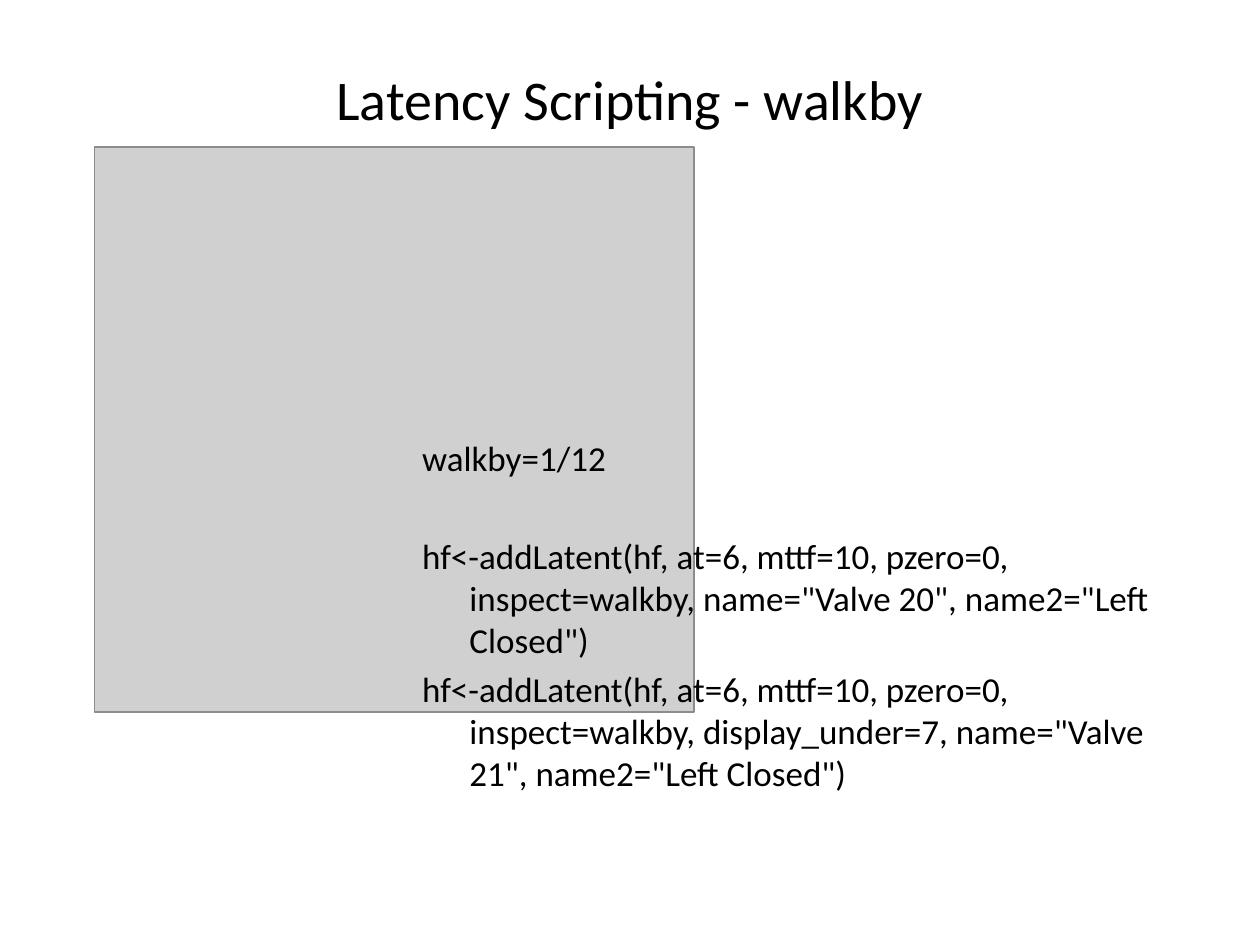
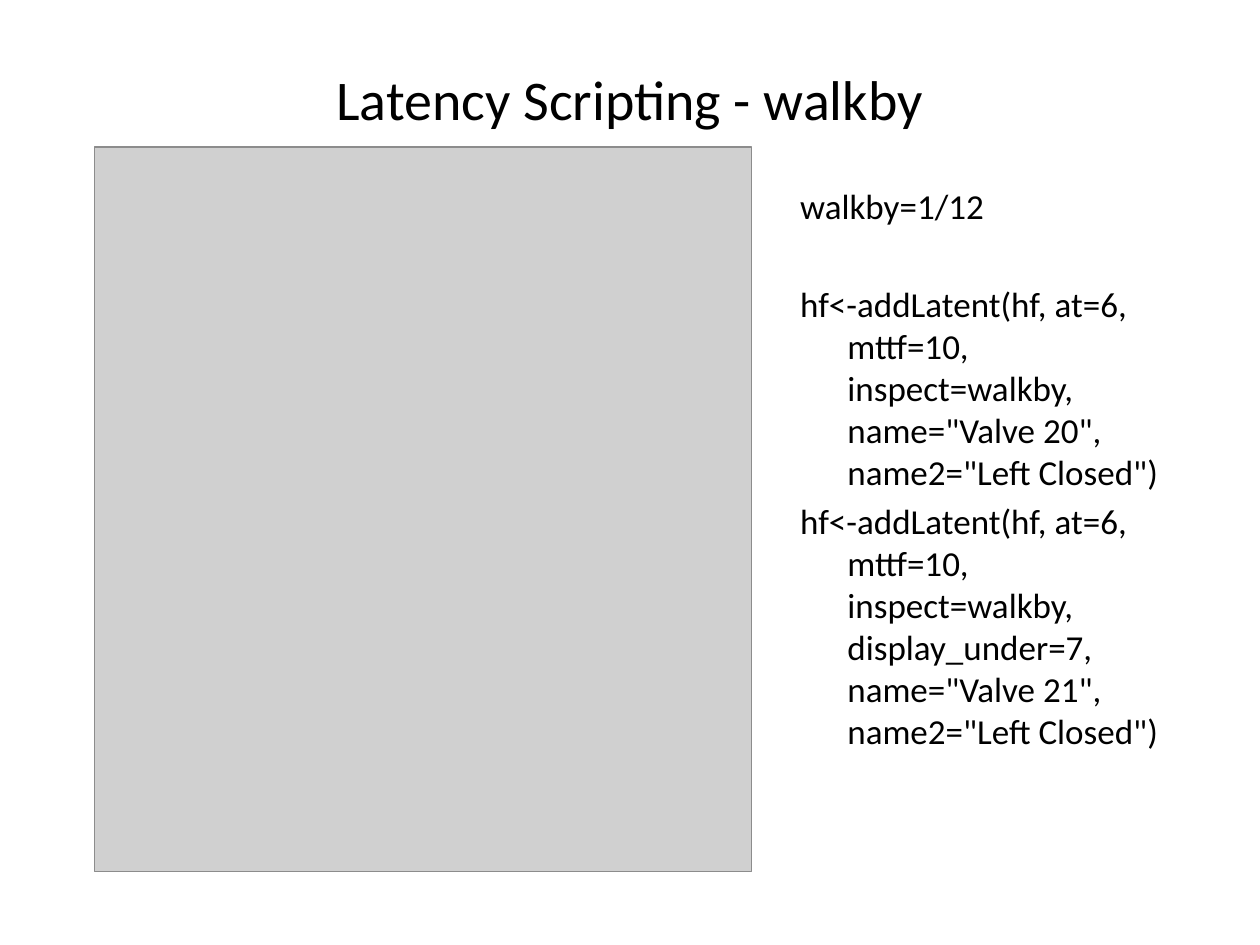
Before and after one commit to openrelia/ModelingAlternativeInspections, a slide deck: slide 10 of ModelingAlternativeInspections.pptx. Drawn at 1260x945 pixels with LibreOffice and Linux fonts; fonts in the diff are those of the drawing; grey boxes stand for pictures. Boxes give left, top, right and bottom in pixels: in the first picture for what was removed or moved away, otherwise in the second. Text is boxed around its words. In the diff, an @@ line names an element or a change of style, - is before the commit and + after.

```diff
--- a/ModelingAlternativeInspections.pptx
+++ b/ModelingAlternativeInspections.pptx
@@ picture: place and size @@
-picture at box(94, 147, 694, 712)
+picture at box(94, 147, 752, 872)
@@ text "walkby=1/12": place and size @@
-text "walkby=1/12" at box(422, 446, 1148, 791)
+text "walkby=1/12" at box(800, 194, 1158, 749)
@@ text at box(800, 291, 1158, 749): text changed @@
-hf<-addLatent(hf, at=6, mttf=10, pzero=0, inspect=walkby, name="Valve 20", name2="Left Closed")
-hf<-addLatent(hf, at=6, mttf=10, pzero=0, inspect=walkby, display_under=7, name="Valve 21", name2="Left Closed")
+hf<-addLatent(hf, at=6, mttf=10, inspect=walkby, name="Valve 20", name2="Left Closed")
+hf<-addLatent(hf, at=6, mttf=10, inspect=walkby, display_under=7, name="Valve 21", name2="Left Closed")
```
Also in this commit, not shown: 11 other slides changed, 1 slide added, 1 other file.
